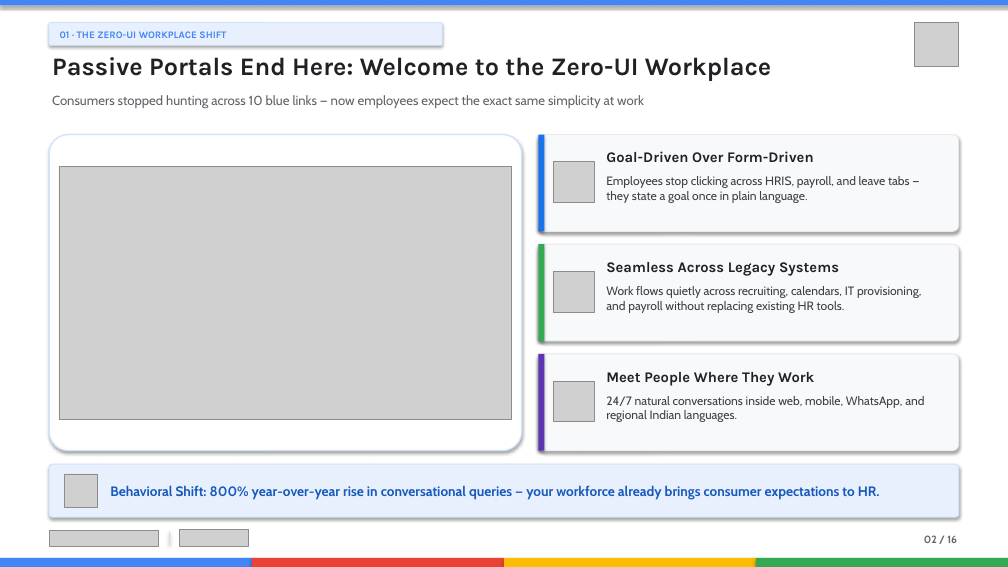
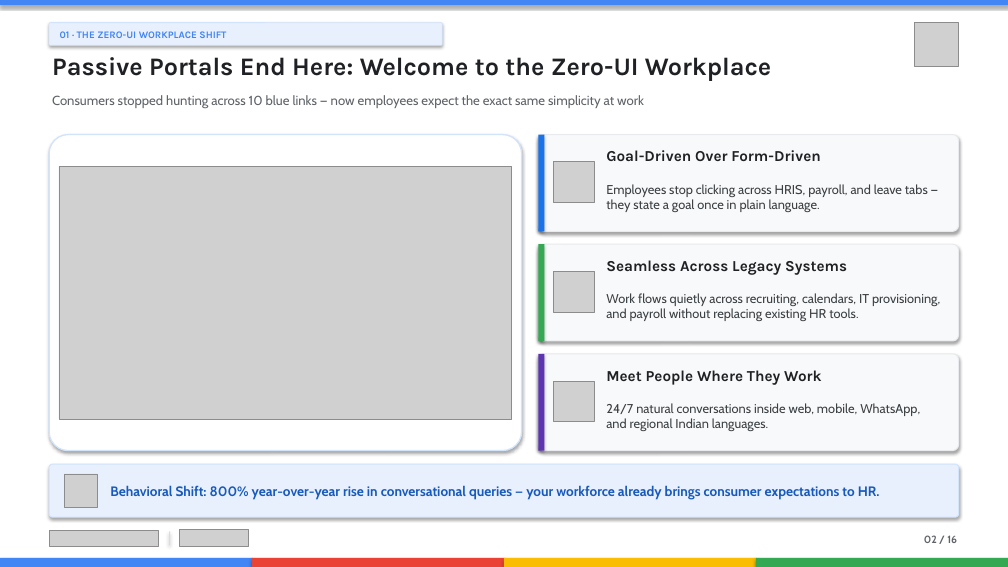
Before and after one commit to zuhaibp656/CHRO-Agentic-Transformation, a slide deck: slide 2 of CHRO_Agentic_Transformation_Keynote_v2.pptx. Drawn at 1008x567 pixels with LibreOffice and Linux fonts; fonts in the diff are those of the drawing; grey boxes stand for pictures; background and template pictures are left out. Boxes give left, top, right and bottom in pixels: in the first picture for what was removed or moved away, otherwise in the second. Text is boxed around its words. In the diff, an @@ line names an element or a change of style, - is before the commit and + after.

```diff
--- a/CHRO_Agentic_Transformation_Keynote_v2.pptx
+++ b/CHRO_Agentic_Transformation_Keynote_v2.pptx
@@ size 14 to 14.5 pt in 3 elements at [606, 370, 821, 385], [606, 150, 821, 161], [606, 260, 847, 275] @@
@@ size 11.5 to 12.2 pt; vertical alignment top to middle in 3 elements at [606, 184, 928, 212], [606, 293, 940, 321], [606, 403, 920, 431] @@
```
Also in this commit, not shown: 1 other slide changed, 8 other files.
